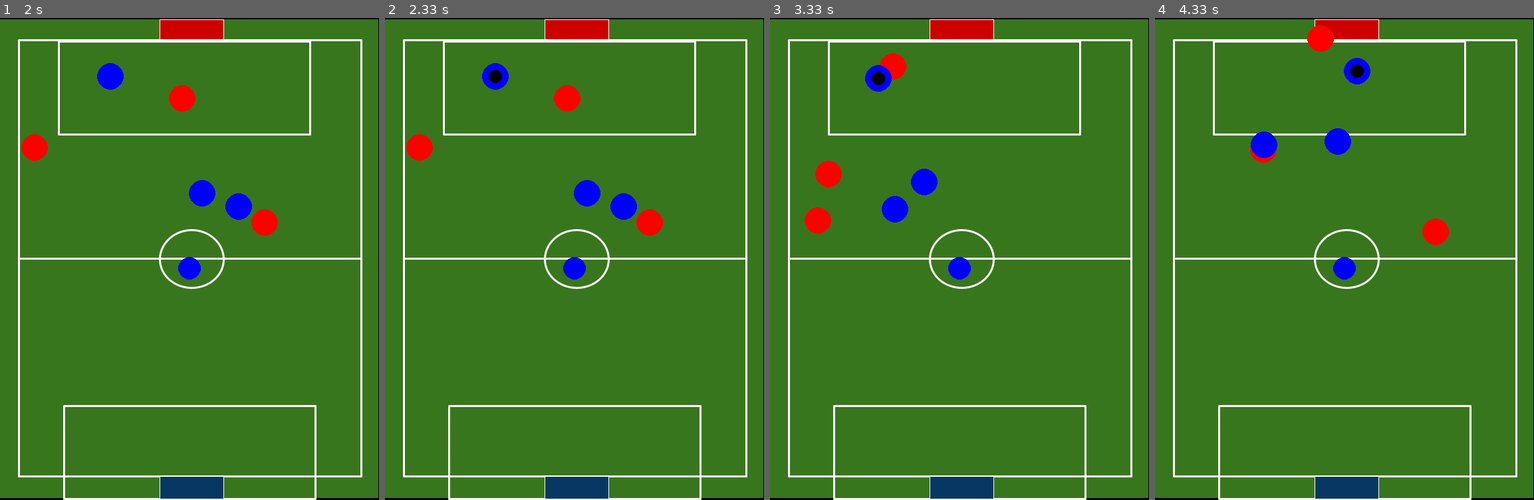
Above: before the commit, frames 1-4 (left to right).
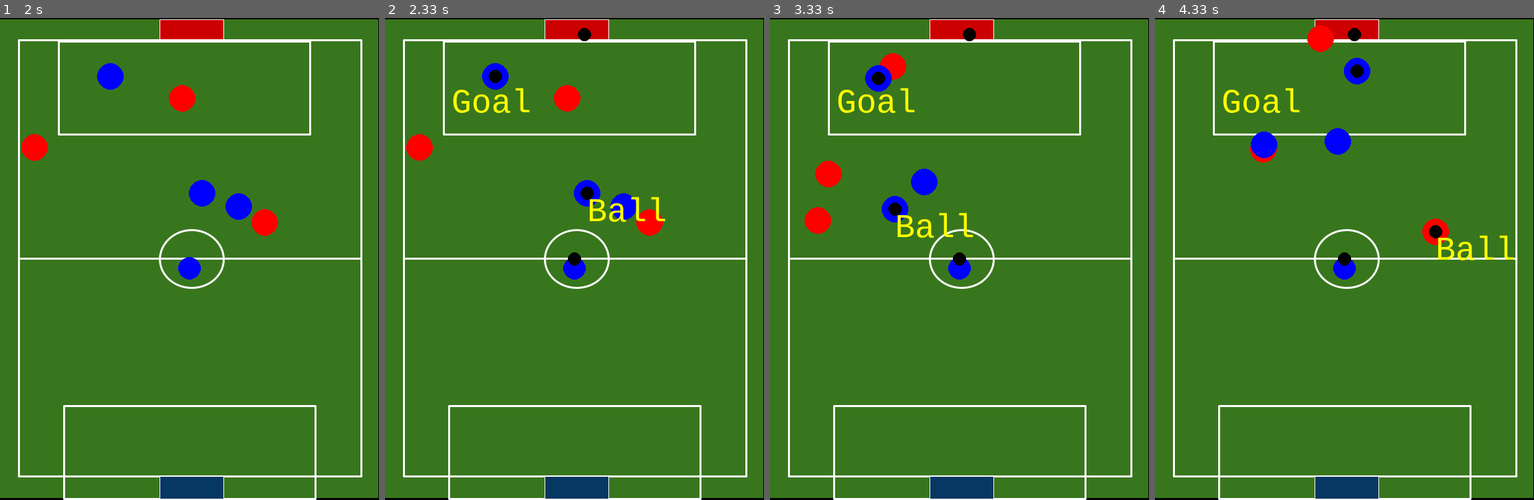
Above: after the commit, the same moments.

Repository: saptarshidatta96/SoccerPyGame
Game: pygame game, started from app.py
Two runs of this game, one before a commit and one after it. Both use one fixed random seed, a clock stepped at 60 frames per second and the inputs below.
Inputs (mouse positions are in pixels of both pictures, inside the frame that each line leads up to):
- Up to frame 1 (2 s): press the mouse at (246, 90) at 0.87 s; move the mouse to (284, 259) at 0.97 s; release the mouse at (325, 427) at 1.1 s; click (53, 244) at 1.85 s
- Up to frame 2 (2.33 s): no input
- Up to frame 3 (3.33 s): press the mouse at (823, 244) at 2.83 s; move the mouse to (955, 316) at 2.93 s; release the mouse at (1092, 384) at 3.07 s
- Up to frame 4 (4.33 s): move the mouse to (1200, 152) at 3.5 s; click (1200, 152) at 3.85 s

Frame 1 is identical in both runs. In frame 2, 0.9% of the frame differs, in the area x 17-75%, y 2-52%; in frame 3, 0.9%; in frame 4, 0.9%.

Commit message:
Add files via upload

Diff:
--- a/app.py
+++ b/app.py
@@ -3,6 +3,7 @@
 from pygame.locals import *
 import random
 import utils
+import time
 from utils import *
 
 pygame.init()
@@ -19,35 +20,52 @@
 
     if key == (1,0,0):
         draw_ball(center_x, center_y)
-        refresh_screen(center_x, center_y, gx1, gy1, gx2, gy2, rx1, ry1, rx2, ry2, rx3, ry3, rx4, ry4)
+        #refresh_screen(center_x, center_y, gx1, gy1, gx2, gy2, rx1, ry1, rx2, ry2, rx3, ry3, rx4, ry4)
         arg_min_dist, _ = calc_min_dist(center_x, center_y, rx1, ry1, rx2, ry2, rx3, ry3, rx4, ry4)
         if arg_min_dist == 0:
+            print('Ball Passed to Blue Player')
             draw_ball(rx1, ry1)
-            new_arg_min, distance = calc_min_dist(rx1, ry1, gx2, gy2)
-            refresh_screen(center_x, center_y, gx1, gy1, gx2, gy2, rx1, ry1, rx2, ry2, rx3, ry3, rx4, ry4)
+            display_player_with_ball(rx1, ry1)
+            new_arg_min, distance = calc_min_dist(rx1, ry1, gx2, gy2, gx1, gy1)
+            #refresh_screen(center_x, center_y, gx1, gy1, gx2, gy2, rx1, ry1, rx2, ry2, rx3, ry3, rx4, ry4)
             draw_ball(gx2, gy2)
-            detect_goal(gx2, gy2, distance  + _)
+            draw_ball(300, 25)
+            __ = calc_distance(gx2, gy2, 300, 25)
+            detect_goal(300, 25, distance  + _ + __)
 
         elif arg_min_dist == 1:
+            print('Ball Passed to Red Player')
             draw_ball(rx2, ry2)
-            new_arg_min, distance = calc_min_dist(rx2, ry2, gx2, gy2)
-            refresh_screen(center_x, center_y, gx1, gy1, gx2, gy2, rx1, ry1, rx2, ry2, rx3, ry3, rx4, ry4)
+            display_player_with_ball(rx2, ry2)
+            new_arg_min, distance = calc_min_dist(rx2, ry2, gx2, gy2, gx1, gy1)
+            #refresh_screen(center_x, center_y, gx1, gy1, gx2, gy2, rx1, ry1, rx2, ry2, rx3, ry3, rx4, ry4)
             draw_ball(gx2, gy2)
-            detect_goal(gx2, gy2, distance  + _)
+            draw_ball(300, 25)
+            __ = calc_distance(gx2, gy2, 300, 25)
+            detect_goal(300, 25, distance  + _ + __)
+
 
         elif arg_min_dist == 2:
+            print('Ball Passed to Blue Player')
             draw_ball(rx3, ry3)
-            new_arg_min, distance = calc_min_dist(rx3, ry3, gx2, gy2)
-            refresh_screen(center_x, center_y, gx1, gy1, gx2, gy2, rx1, ry1, rx2, ry2, rx3, ry3, rx4, ry4)
+            display_player_with_ball(rx3, ry3)
+            new_arg_min, distance = calc_min_dist(rx3, ry3, gx2, gy2, gx1, gy1)
+            #refresh_screen(center_x, center_y, gx1, gy1, gx2, gy2, rx1, ry1, rx2, ry2, rx3, ry3, rx4, ry4)
             draw_ball(gx2, gy2)
-            detect_goal(gx2, gy2, distance  + _)
+            draw_ball(300, 25)
+            __ = calc_distance(gx2, gy2, 300, 25)
+            detect_goal(300, 25, distance  + _ + __)
 
         else:
+            print('Ball Passed to Red Player')
             draw_ball(rx4, ry4)
-            new_arg_min, distance = calc_min_dist(rx4, ry4, gx2, gy2)
-            refresh_screen(center_x, center_y, gx1, gy1, gx2, gy2, rx1, ry1, rx2, ry2, rx3, ry3, rx4, ry4)
+            display_player_with_ball(rx4, ry4)
+            new_arg_min, distance = calc_min_dist(rx4, ry4, gx2, gy2, gx1, gy1)
+            #refresh_screen(center_x, center_y, gx1, gy1, gx2, gy2, rx1, ry1, rx2, ry2, rx3, ry3, rx4, ry4)
             draw_ball(gx2, gy2)
-            detect_goal(gx2, gy2, distance  + _)
+            draw_ball(300, 25)
+            __ = calc_distance(gx2, gy2, 300, 25)
+            detect_goal(300, 25, distance  + _ + __)
 
     pygame.display.update()
     pygame.display.flip()
--- a/utils.py
+++ b/utils.py
@@ -3,6 +3,7 @@
 import random
 import pygame
 import pygame.mixer
+import time
 from pygame.locals import *
 
 red = (255, 0, 0)
@@ -13,6 +14,11 @@
 screen = pygame.display.set_mode((width,height))
 image = pygame.image.load(r'AI2_Assignment1_T3_2021.png')
 
+def display_player_with_ball(x, y):
+    myfont = pygame.font.SysFont("monospace", 50)
+    ball = myfont.render("Ball", 1, (255,255,0))
+    screen.blit(ball, (x, y))
+
 def refresh_screen(center_x, center_y, gx1, gy1, gx2, gy2, rx1, ry1, rx2, ry2, rx3, ry3, rx4, ry4):
     screen.blit(image, (0, 0))
     draw_players(center_x, center_y, gx1, gy1, gx2, gy2, rx1, ry1, rx2, ry2, rx3, ry3, rx4, ry4)
@@ -22,6 +28,7 @@
     label = myfont.render("Goal", 1, (255,255,0))
     screen.blit(label, (100, 100))
     print(distance)
+
 
 def detect_goal(gx2, gy2, distance):
     if gx2 in range(240, 340) and gy2 in range(0, 50):
